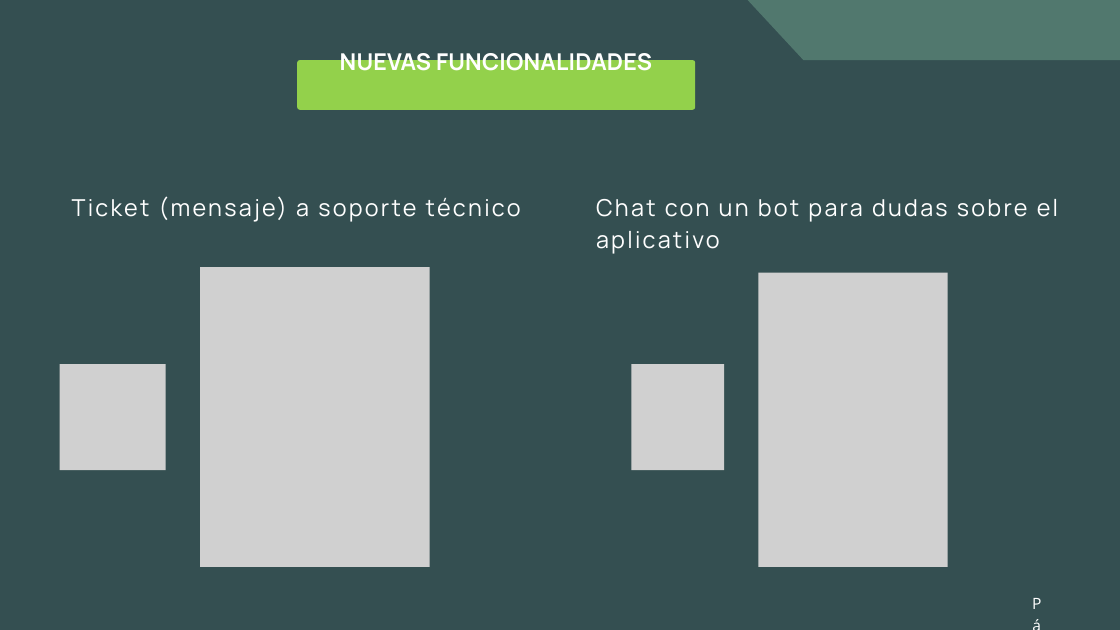
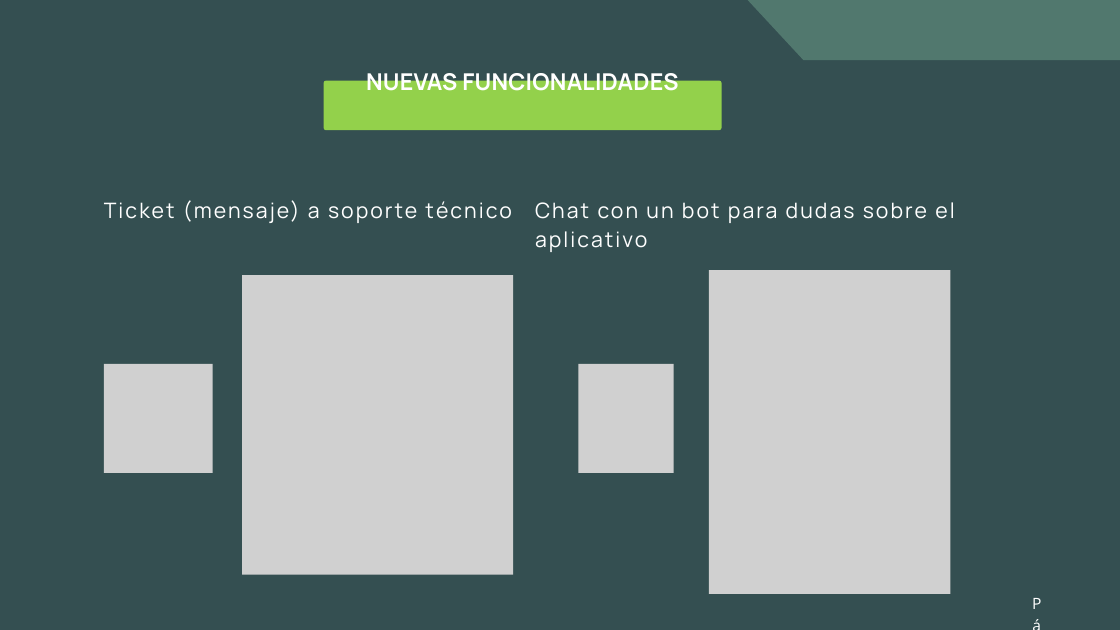
Before and after one commit to egilp04/TFG_Cuidados, a slide deck: slide 10 of documentacion_extra/presentacion/cuidaDos.pptx (slide 11 before the commit). Drawn at 1120x630 pixels with LibreOffice and Linux fonts; fonts in the diff are those of the drawing; grey boxes stand for pictures. Boxes give left, top, right and bottom in pixels: in the first picture for what was removed or moved away, otherwise in the second. Text is boxed around its words. In the diff, an @@ line names an element or a change of style, - is before the commit and + after.

```diff
--- a/documentacion_extra/presentacion/cuidaDos.pptx
+++ b/documentacion_extra/presentacion/cuidaDos.pptx
@@ text "NUEVAS FUNCIONALIDADES": place and size @@
-text "NUEVAS FUNCIONALIDADES" at (340, 49, 652, 71)
+text "NUEVAS FUNCIONALIDADES" at (366, 69, 678, 91)
@@ freeform shape: place and size @@
-freeform shape at (297, 60, 696, 110)
+freeform shape at (324, 81, 722, 130)
@@ text "Ticket (mensaje) a soporte técnico": place and size @@
-text "Ticket (mensaje) a soporte técnico" at (72, 196, 521, 222)
+text "Ticket (mensaje) a soporte técnico" at (104, 200, 511, 223)
@@ text "Ticket (mensaje) a soporte técnico" at (104, 200, 511, 223): size 30 to 27.3 pt, letter spacing 2.9 to 2.7 pt; line spacing 41.4pt to 37.7pt @@
@@ text "Chat con un bot para ..." at (535, 202, 954, 252): size 30 to 27.3 pt, letter spacing 2.9 to 2.7 pt; line spacing 41.4pt to 37.7pt @@
@@ text "Chat con un bot para ...": place and size @@
-text "Chat con un bot para ..." at (596, 199, 1058, 254)
+text "Chat con un bot para ..." at (535, 202, 954, 252)
@@ picture: place and size @@
-picture at (200, 267, 430, 567)
+picture at (242, 275, 513, 575)
@@ picture: place and size @@
-picture at (758, 273, 948, 567)
+picture at (709, 270, 950, 594)
@@ picture: place and size @@
-picture at (60, 364, 166, 470)
+picture at (104, 364, 213, 473)
@@ picture: place and size @@
-picture at (631, 364, 724, 470)
+picture at (578, 364, 674, 473)
```
Also in this commit, not shown: 4 other slides changed, 2 slides removed, 5 other files.
